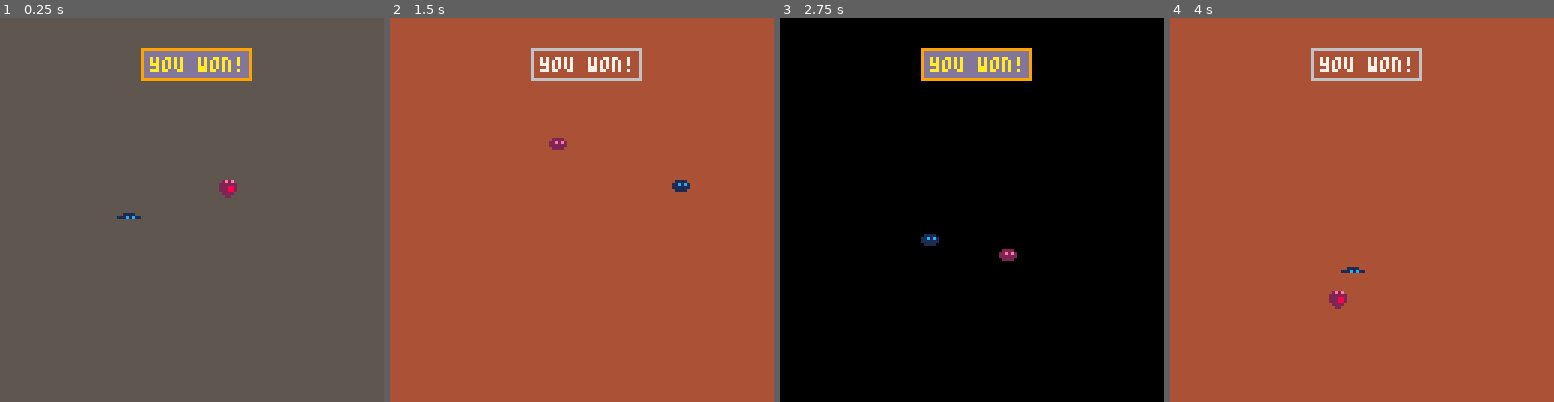
Above: before the commit, frames 1-4 (left to right).
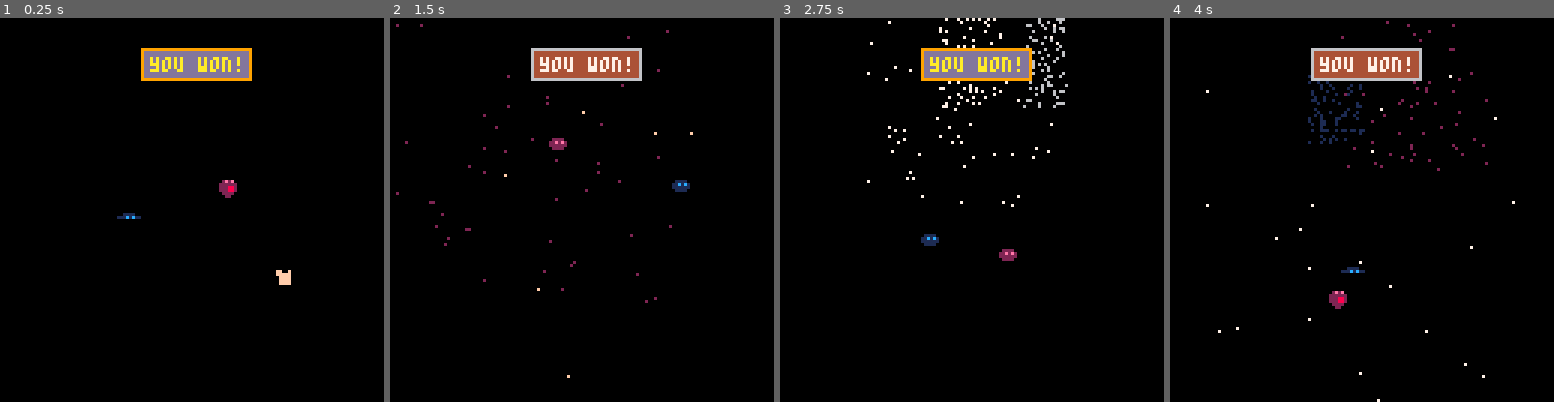
Above: after the commit, the same moments.

Repository: sdegutis/shepherdgame.com
Game: PICO-8 cartridge team.p8
Same seed, same stepped clock (60 frames per second), same inputs: the game is played once before the commit and once after it.
Inputs:
- Up to frame 1 (0.25 s): no input
- Up to frame 2 (1.5 s): tap X (X key) at 0.33, 1.07 s; tap O (Z key) at 0.7 s
- Up to frame 3 (2.75 s): hold Right 1.6-2.1 s; tap O (Z key) at 1.7, 2.1, 2.5 s; tap X (X key) at 1.85 s; hold Up 2.15-2.42 s; hold Right from 2.47 s (still down)
- Up to frame 4 (4 s): tap O (Z key) at 2.9, 3.3, 3.7 s; tap X (X key) at 2.97 s; release Right at 3.03 s; hold Left 3.08-3.58 s; hold Down 3.63-3.97 s

The runs differ from the first frame. In frame 1, 97% of the frame differs, in the area x 0-100%, y 0-100%; in frame 2, 97%; in frame 3, 1.0%; in frame 4, 97%.

Commit message:
Fireworks

Diff:
--- a/team.p8
+++ b/team.p8
@@ -598,6 +598,8 @@
 
 	bgs={0,1,2,3,4,5,13}
 
+	particles={}
+
 	guy1 = {s=16}
 	guy2 = {s=32}
 
@@ -605,6 +607,8 @@
 		guy1.dance = rnd(dances)
 		guy2.dance = rnd(dances)
 	until guy1.dance != guy2.dance
+
+	p = {x=64,y=64}
 end
 
 function draw_winner(g)
@@ -654,6 +658,9 @@
 
 function drawcredits()
 	cls(c)
+
+	foreach(particles, drawparticle)
+
 	draw_winner(guy1)
 	draw_winner(guy2)
 
@@ -673,15 +680,12 @@
 	guy1:dance()
 	guy2:dance()
 
-	t+=1
-	if (t==30)t=0
-	if t==1 then
-		local nc
-		repeat
-			nc=rnd(bgs)
-		until nc!=c
-		c=nc
-	end
+	t+=1 if (t==30)t=0
+	if rnd(200) < t then
+		shootfirework()
+	end
+
+	foreach(particles,updateparticle)
 end
 
 function draw_banner()
@@ -693,6 +697,52 @@
 	rectfill(x1,y1,x2,y2,13)
 	rect    (x1,y1,x2,y2,9)
 	print("you won!", x1+3, y1+3, 10)
+end
+
+function shootfirework()
+	local x = rnd(64)+32
+	local y = rnd(64)+32
+
+	local rx=rnd(2)+2
+	local ry=rnd(2)
+
+	local c = ceil(rnd(15))
+	if (rnd() < 0.1) c=nil
+
+	for i=1,100 do
+		local vx=rnd(rx)-(rx/2)
+		local vy=-(rnd(3+ry)+2)
+
+		local c2
+		if not c then
+			c2 = ceil(rnd(15))
+		end
+
+		add(particles,{
+			x=x,
+			y=y,
+			vx=vx,
+			vy=vy,
+			c=c or c2,
+			t=0,
+			te=rnd(10)+30,
+		})
+	end
+end
+
+function updateparticle(p)
+	p.x += p.vx
+	p.y += p.vy
+
+	p.vx -= 0.01 * sgn(p.vx)
+	p.vy += 0.2
+
+	p.t += 1
+	if (p.t >= p.te) del(particles,p)
+end
+
+function drawparticle(p)
+	pset(p.x, p.y, p.c)
 end
 
 __gfx__
